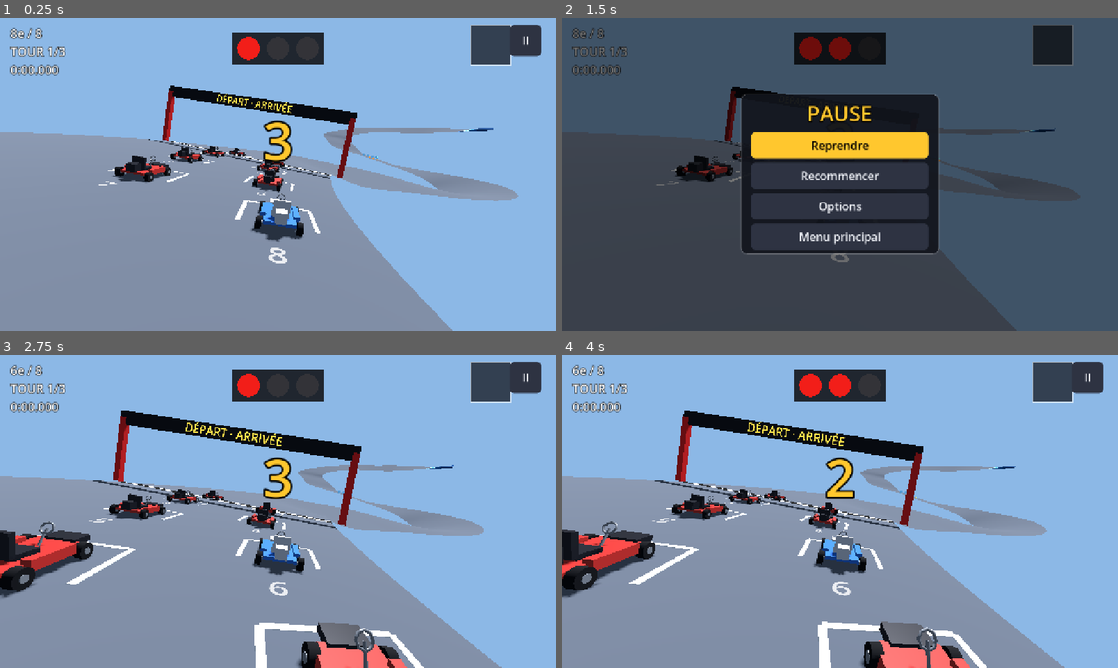
Above: before the commit, frames 1-4 (two rows, left to right).
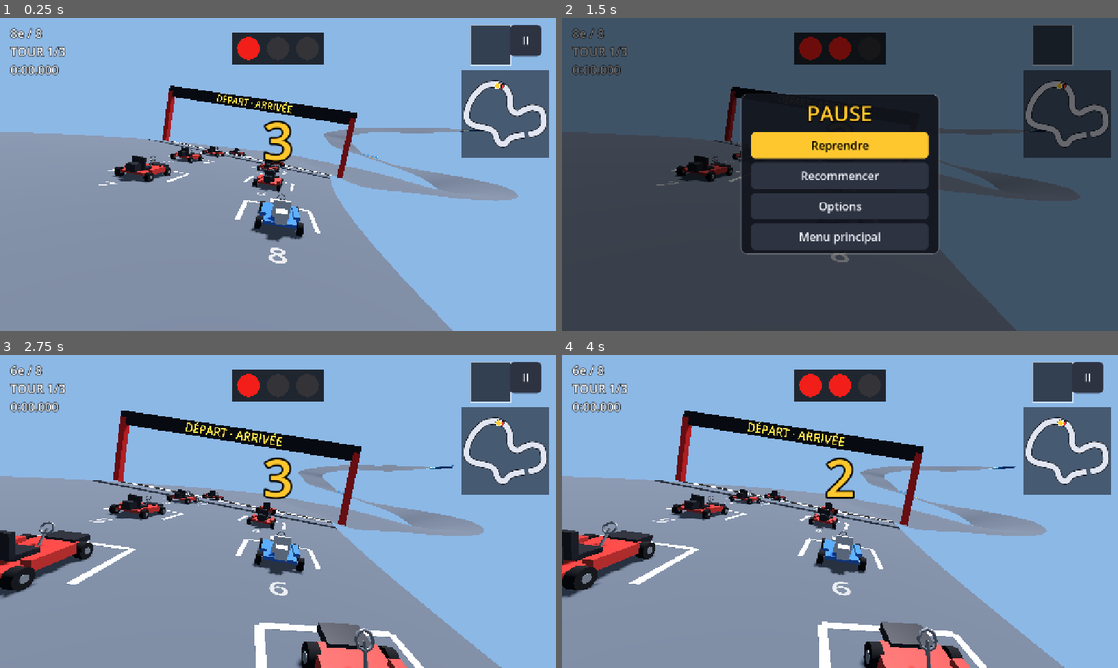
Above: after the commit, the same moments.

Repository: Ajustor/superKart
Game: Godot game, scene res://scenes/race.tscn
The game is run twice, just before and just after one commit, with the same random seed, the same clock (stepped at 60 frames per second) and the same inputs. This scene is started directly instead of the project's main scene.
Inputs (mouse positions are in pixels of both pictures, inside the frame that each line leads up to):
- Up to frame 1 (0.25 s): no input
- Up to frame 2 (1.5 s): tap Enter at 0.5 s; move the mouse to (962, 158) at 0.52 s; hold Right (steer_right) 0.53-1.25 s; hold Space (drift) 0.53-1.25 s; click (962, 158) at 0.67 s; click "II" at 1.25 s
- Up to frame 3 (2.75 s): click "Recommencer" at 2 s
- Up to frame 4 (4 s): drag from (728, 527) to (812, 574) at 2.77 s; move the mouse to (895, 442) at 3.52 s; hold Right (steer_right) from 3.53 s (still down); tap Ctrl (use_item) at 3.6 s; click (895, 442) at 3.67 s

The runs differ from the first frame. In frame 1, 4.4% of the frame differs, in the area x 83-99%, y 16-45%; in frame 2, 4.4%; in frame 3, 4.4%; in frame 4, 4.4%.

Commit message:
Mini-carte : le circuit vu de haut et la position de chaque concurrent
En haut à droite, sous l'emplacement d'objet. Le joueur en gros point jaune,
les autres humains en bleu clair, l'IA en rouge. Les ponts sont dessinés
par-dessus la route qu'ils enjambent, les trous ne sont pas dessinés. Sur un
petit écran, la carte rétrécit pour rester au-dessus des boutons tactiles.

La session sait désormais quels concurrents sont pilotés par un humain.

Co-Authored-By: Claude Opus 5.5 <noreply@anthropic.com>
Claude-Session: https://claude.ai/code/session_01MSZmi6hTcr7pxStusqEuw9

Diff:
--- a/scripts/race/race_entry.gd
+++ b/scripts/race/race_entry.gd
@@ -15,6 +15,10 @@
 
 ## Nom affiché au classement et à l'écran de résultats.
 var nom: String = ""
+
+## Piloté par un humain, ici ou sur une autre machine. La mini-carte les
+## distingue de l'IA.
+var humain: bool = false
 
 ## Temps de course cumulé, décompte exclu. S'arrête à l'arrivée.
 var temps_course: float = 0.0
--- a/scripts/race/race_launcher.gd
+++ b/scripts/race/race_launcher.gd
@@ -105,17 +105,20 @@
 	var chemins: Array[NodePath] = []
 	var cases: Array[int] = []
 	var noms := PackedStringArray()
+	var humains: Array[bool] = []
 	for gid in ordre:
 		var place: Dictionary = plan[gid]
 		chemins.append(NodePath("../" + noeuds[gid]))
 		cases.append(gid)
 		noms.append("Vous" if gid == local_gid else place.nom)
+		humains.append(place.peer != 0)
 		var kart := course.get_node(noeuds[gid]) as Kart
 		# Simulé ici : le joueur local, et l'IA quand on est l'hôte.
 		kart.simule = gid == local_gid or (hote and place.niveau_ia > 0)
 	session.kart_paths = chemins
 	session.cases_imposees = cases
 	session.noms = noms
+	session.humains = humains
 	session.arbitre = hote
 	session.attente_depart = true
 	# Pas de record en réseau : les temps dépendent de qui roule devant qui.
--- a/scripts/race/race_session.gd
+++ b/scripts/race/race_session.gd
@@ -73,6 +73,10 @@
 ## Noms des concurrents, dans l'ordre de kart_paths.
 @export var noms: PackedStringArray = []
 
+## Qui est piloté par un humain, dans l'ordre de kart_paths. Vide en solo :
+## seul le premier, le joueur, l'est.
+var humains: Array[bool] = []
+
 ## En réseau : la case de chaque concurrent, dans l'ordre de kart_paths,
 ## décidée par l'hôte. Vide en solo, où case_du_joueur suffit.
 var cases_imposees: Array[int] = []
@@ -166,6 +170,7 @@
 		var entree := RaceEntry.new(pilotes[i], _track.track_curve, case_.x)
 		entree.nom = noms[i] if i < noms.size() else "Pilote %d" % (i + 1)
 		entree.case_de_grille = cases[i]
+		entree.humain = humains[i] if i < humains.size() else i == 0
 		entries.append(entree)
 		# L'IA décide à partir des valeurs de l'image précédente : sans
 		# amorçage, sa toute première décision viserait l'origine du monde.
--- /dev/null
+++ b/scripts/ui/mini_map.gd
@@ -0,0 +1,193 @@
+class_name MiniMap
+extends Control
+
+## Le circuit vu de haut, avec un point par concurrent. En haut à droite,
+## sous l'emplacement d'objet : c'est le seul coin que ni le texte, ni les
+## feux, ni les commandes tactiles n'occupent.
+##
+## Le nord en haut, toujours : une carte qui tourne avec le kart se lit mal
+## d'un coup d'œil. Le joueur est le gros point jaune ; les autres humains
+## sont bleu clair, l'IA rouge. Là où la route passe sur un pont, le pont est
+## dessiné par-dessus la route qu'il enjambe.
+
+## Distance entre deux points du tracé dessiné, en mètres.
+const PAS := 4.0
+## Au-delà de cette différence d'altitude, une portion qui en croise une autre
+## passe dessus : c'est un pont.
+const HAUTEUR_DE_PONT := 5.0
+const MARGE := 12.0
+
+const FOND := Color(0.05, 0.05, 0.08, 0.55)
+const ROUTE := Color(0.88, 0.9, 0.95)
+const BORD := Color(0.08, 0.08, 0.1)
+const MOI := Color(1.0, 0.82, 0.15)
+const HUMAIN := Color(0.35, 0.85, 1.0)
+const IA := Color(0.95, 0.25, 0.2)
+
+var session: RaceSession
+
+var _traits: Array[PackedVector2Array] = []
+var _ponts: Array[bool] = []
+var _vers_carte := Transform2D.IDENTITY
+var _largeur_route := 4.0
+var _depart: PackedVector2Array = []
+var _preparee := false
+
+
+func _ready() -> void:
+	mouse_filter = Control.MOUSE_FILTER_IGNORE
+	# L'écran change de taille (rotation d'un téléphone) : on recadre.
+	resized.connect(func() -> void: _preparee = false)
+
+
+## Haut de la carte : sous l'emplacement d'objet de RaceHUD.
+const HAUT := 16.0 + RaceHUD.CASE_OBJET + 12.0
+
+
+## Côté de la carte, en pixels, pour un écran de cette taille. Sur un petit
+## écran, elle rétrécit pour s'arrêter au-dessus des boutons tactiles de
+## droite, même quand ils sont masqués : sa taille ne dépend pas d'un réglage.
+static func cote(ecran: Vector2) -> float:
+	var c := clampf(ecran.y * 0.28, 120.0, 230.0)
+	for b in TouchControls.boutons(ecran):
+		if b.centre.x > ecran.x * 0.5:
+			c = minf(c, b.centre.y - b.rayon - 8.0 - HAUT)
+	return maxf(c, 60.0)
+
+
+## Où poser la carte : bord droit aligné sur le bouton pause.
+static func cadre(ecran: Vector2) -> Rect2:
+	var c := cote(ecran)
+	return Rect2(Vector2(ecran.x - 16.0 - c, HAUT), Vector2(c, c))
+
+
+## La transformation du plan du circuit (x, z du monde) vers la carte :
+## tout le tracé tient dans `taille`, à `marge` du bord, sans être déformé.
+static func cadrage(points: PackedVector2Array, taille: Vector2, marge: float) -> Transform2D:
+	var mini := Vector2(INF, INF)
+	var maxi := -mini
+	for p in points:
+		mini = mini.min(p)
+		maxi = maxi.max(p)
+	var etendue := (maxi - mini).max(Vector2(1.0, 1.0))
+	var place := taille - Vector2(marge, marge) * 2.0
+	var echelle := minf(place.x / etendue.x, place.y / etendue.y)
+	var decalage := taille * 0.5 - (mini + maxi) * 0.5 * echelle
+	return Transform2D(0.0, Vector2(echelle, echelle), 0.0, decalage)
+
+
+## Le tracé découpé en traits continus : coupé à chaque trou, et à chaque
+## entrée ou sortie de pont. Rend [traits (en mètres, x et z), ponts].
+static func decouper(piste: Track) -> Array:
+	var c := piste.track_curve
+	var n := maxi(int(c.length / PAS), 8)
+	var points: Array[Vector3] = []
+	for i in n + 1:
+		points.append(c.position_at(c.length * float(i) / float(n)))
+	var traits: Array[PackedVector2Array] = []
+	var ponts: Array[bool] = []
+	var courant := PackedVector2Array()
+	var pont_courant := false
+	for i in n + 1:
+		var d := c.length * float(i) / float(n)
+		var p := points[i]
+		var ici := Vector2(p.x, p.z)
+		if piste.trou_en(wrapf(d, 0.0, c.length)) != null:
+			if courant.size() > 1:
+				traits.append(courant)
+				ponts.append(pont_courant)
+			courant = PackedVector2Array()
+			continue
+		var pont := _passe_au_dessus(points, i, piste.half_width * 2.0, c.length / float(n))
+		if pont != pont_courant and not courant.is_empty():
+			# Le point de raccord appartient aux deux traits : pas de trou.
+			courant.append(ici)
+			if courant.size() > 1:
+				traits.append(courant)
+				ponts.append(pont_courant)
+			courant = PackedVector2Array()
+		pont_courant = pont
+		courant.append(ici)
+	if courant.size() > 1:
+		traits.append(courant)
+		ponts.append(pont_courant)
+	return [traits, ponts]
+
+
+## Le point `i` surplombe-t-il une autre portion du tracé, éloignée le long du
+## tracé mais proche vue de haut ?
+static func _passe_au_dessus(points: Array[Vector3], i: int, proche: float, pas: float) -> bool:
+	var p := points[i]
+	var n := points.size()
+	var loin := int(60.0 / pas)
+	for j in n:
+		var ecart := absi(j - i)
+		if mini(ecart, n - 1 - ecart) < loin:
+			continue
+		var q := points[j]
+		if p.y - q.y > HAUTEUR_DE_PONT and Vector2(p.x - q.x, p.z - q.z).length() < proche:
+			return true
+	return false
+
+
+func _preparer() -> void:
+	var piste := session.circuit()
+	if piste == null or piste.track_curve == null or size.x < 20.0:
+		return
+	var decoupe := decouper(piste)
+	_traits.assign(decoupe[0])
+	_ponts.assign(decoupe[1])
+	var tous := PackedVector2Array()
+	for t in _traits:
+		tous.append_array(t)
+	_vers_carte = cadrage(tous, size, MARGE)
+	for i in _traits.size():
+		_traits[i] = _vers_carte * _traits[i]
+	_largeur_route = maxf(piste.half_width * 2.0 * _vers_carte.get_scale().x, 3.0)
+	# La ligne de départ : un trait en travers de la route.
+	var c := piste.track_curve
+	var o := c.position_at(0.0)
+	var droite := c.right_at(0.0) * piste.half_width * 1.3
+	_depart = PackedVector2Array([
+		_vers_carte * Vector2(o.x - droite.x, o.z - droite.z),
+		_vers_carte * Vector2(o.x + droite.x, o.z + droite.z),
+	])
+	_preparee = true
+
+
+func _process(_delta: float) -> void:
+	if session == null or session.entries.is_empty():
+		return
+	if not _preparee:
+		_preparer()
+	queue_redraw()
+
+
+func _draw() -> void:
+	if not _preparee:
+		return
+	draw_rect(Rect2(Vector2.ZERO, size), FOND)
+	# Le sol d'abord, les ponts ensuite, chacun avec son liseré : un pont passe
+	# nettement par-dessus la route qu'il enjambe.
+	for couche in [false, true]:
+		for i in _traits.size():
+			if _ponts[i] == couche:
+				draw_polyline(_traits[i], BORD, _largeur_route + 3.0, true)
+		for i in _traits.size():
+			if _ponts[i] == couche:
+				draw_polyline(_traits[i], ROUTE, _largeur_route, true)
+	draw_line(_depart[0], _depart[1], BORD, 3.0, true)
+
+	# Les autres d'abord, le joueur par-dessus tout le monde.
+	for i in range(session.entries.size() - 1, -1, -1):
+		var e := session.entries[i]
+		if not e.kart.is_inside_tree():
+			continue
+		var p := e.kart.global_position
+		var ou := _vers_carte * Vector2(p.x, p.z)
+		if i == 0:
+			draw_circle(ou, 7.5, Color.WHITE)
+			draw_circle(ou, 5.5, MOI)
+		else:
+			draw_circle(ou, 5.0, BORD)
+			draw_circle(ou, 3.8, HUMAIN if e.humain else IA)
--- a/scripts/ui/race_hud.gd
+++ b/scripts/ui/race_hud.gd
@@ -7,7 +7,8 @@
 ## des yeux.
 ##
 ## S'y ajoutent ce qui n'existe qu'un instant : les feux et le décompte au
-## départ, l'annonce du dernier tour, et l'arrivée.
+## départ, l'annonce du dernier tour, et l'arrivée. Et, sous l'objet, la
+## mini-carte (MiniMap).
 
 @export var session_path: NodePath
 
@@ -25,6 +26,7 @@
 var _annonce: Label
 var _temps_annonce: float = 0.0
 var _depuis_depart: float = -1.0
+var _carte: MiniMap
 
 
 func _ready() -> void:
@@ -53,10 +55,22 @@
 	_annonce.position.y -= 80.0
 	add_child(_annonce)
 
+	_carte = MiniMap.new()
+	_carte.session = _session
+	add_child(_carte)
+	_placer_la_carte()
+	resized.connect(_placer_la_carte)
+
 	_session.depart.connect(func() -> void:
 		_depuis_depart = 0.0
 		_annoncer("GO !"))
 	_session.tour_boucle.connect(_sur_tour)
+
+
+func _placer_la_carte() -> void:
+	var cadre := MiniMap.cadre(size)
+	_carte.position = cadre.position
+	_carte.size = cadre.size
 
 
 func _sur_tour(entree: RaceEntry) -> void:
--- /dev/null
+++ b/tests/test_mini_map.gd
@@ -0,0 +1,101 @@
+extends GutTest
+
+## La mini-carte : où elle se pose à l'écran, comment le circuit y tient, et
+## comment les ponts et les trous y sont dessinés.
+
+const ECRANS: Array[Vector2] = [Vector2(1152, 648), Vector2(1280, 720), Vector2(2400, 1080), Vector2(800, 480)]
+
+
+func test_la_carte_ne_couvre_ni_l_objet_ni_la_pause_ni_les_commandes() -> void:
+	for ecran in ECRANS:
+		var carte := MiniMap.cadre(ecran)
+		assert_true(Rect2(Vector2.ZERO, ecran).encloses(carte), "%s : dans l'écran" % ecran)
+		var objet := Rect2(Vector2(ecran.x - 104.0 - RaceHUD.CASE_OBJET, 16.0), Vector2(RaceHUD.CASE_OBJET, RaceHUD.CASE_OBJET))
+		var pause := Rect2(Vector2(ecran.x - 88.0, 16.0), Vector2(72, 72))
+		assert_false(carte.intersects(objet), "%s : sous l'emplacement d'objet" % ecran)
+		assert_false(carte.intersects(pause), "%s : sous le bouton pause" % ecran)
+		for b in TouchControls.boutons(ecran):
+			var disque := Rect2(b.centre - Vector2(b.rayon, b.rayon), Vector2(b.rayon, b.rayon) * 2.0)
+			assert_false(carte.intersects(disque), "%s : au-dessus du bouton %s" % [ecran, b.action])
+
+
+func test_le_cadrage_tient_tout_le_trace_sans_le_deformer() -> void:
+	var points := PackedVector2Array([Vector2(-100, -20), Vector2(300, -20), Vector2(300, 80), Vector2(-100, 80)])
+	var t := MiniMap.cadrage(points, Vector2(200, 200), 10.0)
+	for p in points:
+		var q := t * p
+		assert_between(q.x, 9.9, 190.1)
+		assert_between(q.y, 9.9, 190.1)
+	assert_almost_eq(t.get_scale().x, t.get_scale().y, 0.0001, "même échelle dans les deux sens")
+	assert_almost_eq((t * Vector2(300, 0)).x - (t * Vector2(-100, 0)).x, 180.0, 0.01,
+		"le plus grand côté remplit la carte")
+	assert_almost_eq((t * Vector2(100, 30)), Vector2(100, 100), Vector2(0.01, 0.01), "centré")
+
+
+func _monter(id: String) -> Track:
+	var piste: Track = TrackCatalog.par_id(id).scene.instantiate()
+	add_child_autofree(piste)
+	return piste
+
+
+func test_le_pont_du_ruban_celeste_passe_par_dessus() -> void:
+	var decoupe := MiniMap.decouper(_monter("ruban_celeste"))
+	var ponts: Array = decoupe[1]
+	assert_eq(ponts.count(true), 1, "un seul pont : celui du huit")
+	var traits: Array = decoupe[0]
+	var pont: PackedVector2Array = traits[ponts.find(true)]
+	# Le pont passe au-dessus du centre du huit, en (0, 0).
+	var au_centre := false
+	for p in pont:
+		au_centre = au_centre or p.length() < 10.0
+	assert_true(au_centre)
+
+
+func test_un_circuit_sans_pont_ni_trou_est_d_un_seul_trait() -> void:
+	var decoupe := MiniMap.decouper(_monter("forteresse_lave"))
+	assert_eq((decoupe[1] as Array).count(true), 0, "pas de pont dans la forteresse")
+	# Une seule douve : le tracé est coupé une fois, donc en deux traits.
+	assert_eq((decoupe[0] as Array).size(), 2)
+
+
+func test_le_trou_n_est_pas_dessine() -> void:
+	var piste := _monter("plage_palmiers")
+	var decoupe := MiniMap.decouper(piste)
+	var c := piste.track_curve
+	for t in decoupe[0]:
+		for p in t:
+			var d := c.distance_of(Vector3(p.x, c.position_at(c.distance_of(Vector3(p.x, 0, p.y))).y, p.y))
+			assert_false(d > 780.0 and d < 788.0, "rien au-dessus du bras de mer")
+
+
+func test_le_hud_montre_la_carte() -> void:
+	var course := RaceLauncher.monter(RaceSetup.new())
+	add_child_autofree(course)
+	await wait_process_frames(3)
+	var cartes := course.find_children("*", "MiniMap", true, false)
+	assert_eq(cartes.size(), 1)
+	var carte: MiniMap = cartes[0]
+	assert_not_null(carte.session)
+	assert_gt(carte.size.x, 100.0, "posée à sa taille")
+
+
+func test_les_humains_sont_reperes() -> void:
+	var session := RaceSession.new()
+	session.duree_decompte = 0.0
+	session.humains = [true, false, true]
+	var piste := _monter("circuit_01")
+	var karts: Array[Kart] = []
+	for i in 3:
+		var k := Kart.new()
+		k.stats = KartStats.new()
+		k.motor = KartMotor.new(k.stats)
+		karts.append(k)
+	session.demarrer(piste, karts)
+	assert_eq(session.entries.map(func(e: RaceEntry) -> bool: return e.humain), [true, false, true])
+	session.humains = []
+	session.demarrer(piste, karts)
+	assert_eq(session.entries.map(func(e: RaceEntry) -> bool: return e.humain), [true, false, false],
+		"en solo, seul le joueur")
+	for k in karts:
+		k.free()
+	session.free()
Not shown, added: scripts/ui/mini_map.gd.uid
Not shown, added: tests/test_mini_map.gd.uid
Not shown, changed: docs/multijoueur.md
